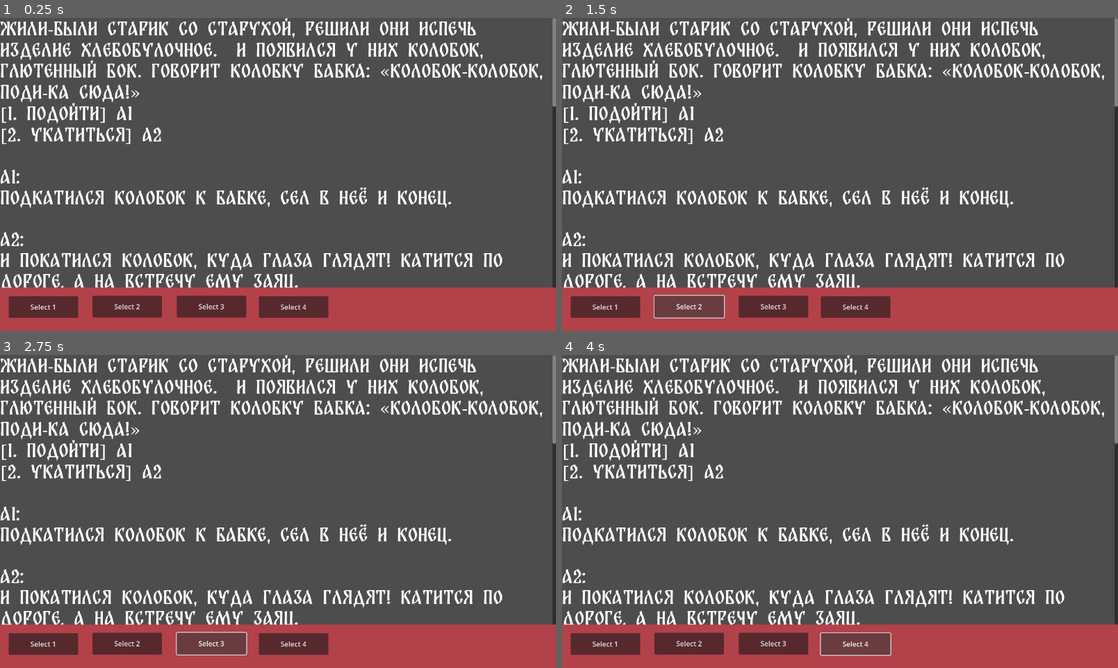
Above: before the commit, frames 1-4 (two rows, left to right).
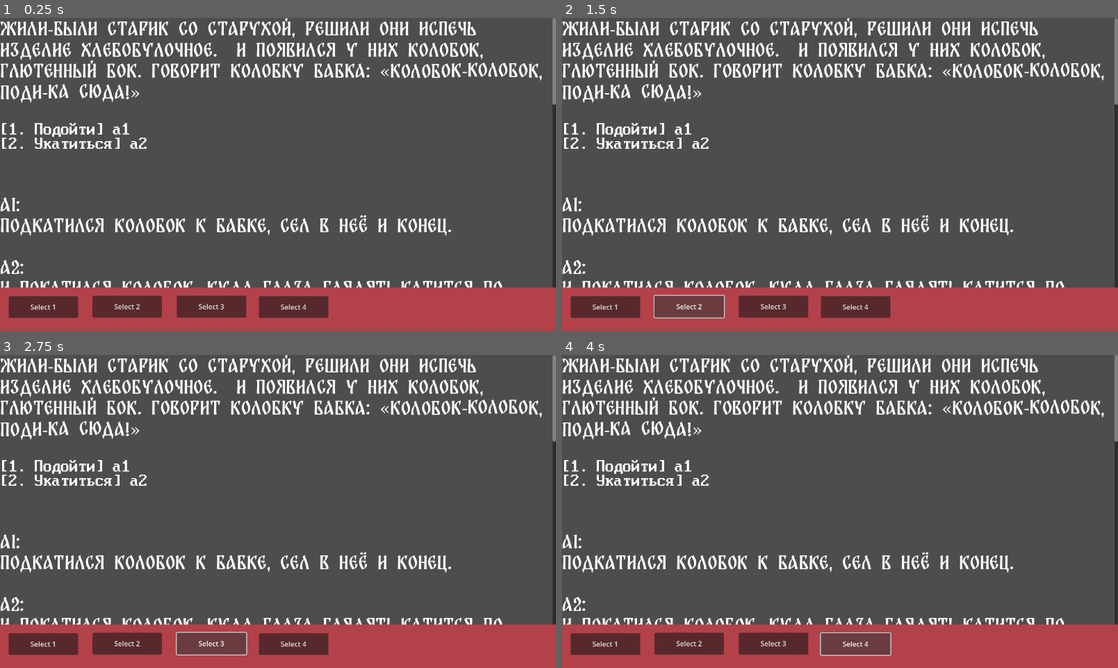
Above: after the commit, the same moments.

Repository: meshchaninov/SGJ-game
Game: Godot game, scene res://scenes/TextStory.tscn
The game is run twice, just before and just after one commit, with the same random seed, the same clock (stepped at 60 frames per second) and the same inputs.
Inputs:
- Up to frame 1 (0.25 s): no input
- Up to frame 2 (1.5 s): click "Select 1" at 0.5 s; click "Select 2" at 1.25 s
- Up to frame 3 (2.75 s): click "Select 3" at 2 s
- Up to frame 4 (4 s): click "Select 4" at 2.75 s; hold D (right) from 3.53 s (still down)

The runs differ from the first frame. In frame 1, 8.4% of the frame differs, in the area x 0-100%, y 14-87%; in frame 2, 8.4%; in frame 3, 8.4%; in frame 4, 8.4%.

Commit message:
add parsing story

Diff:
--- a/scenes/TextStory.tscn
+++ b/scenes/TextStory.tscn
@@ -1,6 +1,8 @@
-[gd_scene load_steps=2 format=3 uid="uid://fybsyppi2lef"]
+[gd_scene load_steps=4 format=3 uid="uid://fybsyppi2lef"]
 
+[ext_resource type="Script" uid="uid://byp1bj4o4whjp" path="res://scenes/text_story.gd" id="1_5af7w"]
 [ext_resource type="FontFile" uid="uid://bupye1yskoag3" path="res://assets/fonts/BalkaraFreeCondensed.ttf" id="1_uc2jp"]
+[ext_resource type="FontFile" uid="uid://cbgmd2jhm2xhx" path="res://assets/fonts/clacon2.ttf" id="2_pp542"]
 
 [node name="TextStory" type="Control"]
 layout_mode = 3
@@ -9,6 +11,7 @@
 anchor_bottom = 1.0
 grow_horizontal = 2
 grow_vertical = 2
+script = ExtResource("1_5af7w")
 
 [node name="ScrollContainer" type="ScrollContainer" parent="."]
 layout_direction = 2
@@ -24,10 +27,15 @@
 size_flags_horizontal = 3
 size_flags_vertical = 3
 theme_override_fonts/normal_font = ExtResource("1_uc2jp")
+theme_override_fonts/mono_font = ExtResource("2_pp542")
+theme_override_font_sizes/mono_font_size = 40
 theme_override_font_sizes/normal_font_size = 40
-text = "Жили-были старик со старухой, решили они испечь изделие хлебобулочное.  И появился у них Колобок, глютенный бок. Говорит Колобку Бабка: «Колобок-Колобок, поди-ка сюда!»
-[1. Подойти] а1
+bbcode_enabled = true
+text = "Жили-были старик со старухой, решили они испечь изделие хлебобулочное.  И появился у них Колобок, глютенный бок. Говорит Колобку Бабка: «[wave]Колобок-Колобок, поди-ка сюда![/wave]»
+
+[code][1. Подойти] а1
 [2. Укатиться] а2
+[/code]
 
 а1:
 Подкатился Колобок к Бабке, сел в неё и конец.
--- /dev/null
+++ b/scenes/text_story.gd
@@ -0,0 +1,65 @@
+extends Control
+
+var story_blocks = {}
+
+func _ready() -> void:
+	story_blocks = _read_story()
+
+
+func _read_story():
+	var parser = XMLParser.new()
+	var error = parser.open("assets/Story.xml")
+	if error != OK:
+		print("Error opening XML file", error)
+		return
+
+	var story_blocks = {}
+	var current_choose = 0
+	while parser.read() != ERR_FILE_EOF:
+		if parser.get_node_type() == XMLParser.NODE_ELEMENT:
+			var node_name = parser.get_node_name()
+			if node_name == "story":
+				parser.read()
+				if parser.get_node_type() == XMLParser.NODE_TEXT:
+					print()
+			elif node_name == "choose":
+				for indx in parser.get_attribute_count():
+					var attribute_name = parser.get_attribute_name(indx)
+					if attribute_name == "n":
+						var n_value = parser.get_attribute_value(indx)
+						current_choose = int(n_value)
+						story_blocks[current_choose] = []
+
+			elif node_name == "text":
+				parser.read()
+				var speed = 1
+				for indx in parser.get_attribute_count():
+					var attribute_name = parser.get_attribute_name(indx)
+					if attribute_name == "speed":
+						speed = parser.get_attribute_value(indx)
+				var data = parser.get_node_data()
+				story_blocks[current_choose].append({
+					"type": "text",
+					"text": data,
+					"speed": int(speed)
+				})
+			elif node_name == "select":
+				var selections = []
+				while parser.read() != ERR_FILE_EOF:
+					if parser.get_node_name() == "selection":
+						var n_value = parser.get_attribute_value(0)
+						parser.read()
+						var data_value = parser.get_node_data()
+						selections.append({
+							"indx": int(n_value),
+							"data": data_value
+						})
+						parser.read()
+					else:
+						break
+				story_blocks[current_choose].append({
+					"type": "selections",
+					"selections": selections
+				})
+
+	return story_blocks
Not shown, added: assets/Story.xml
Not shown, added: scenes/text_story.gd.uid
